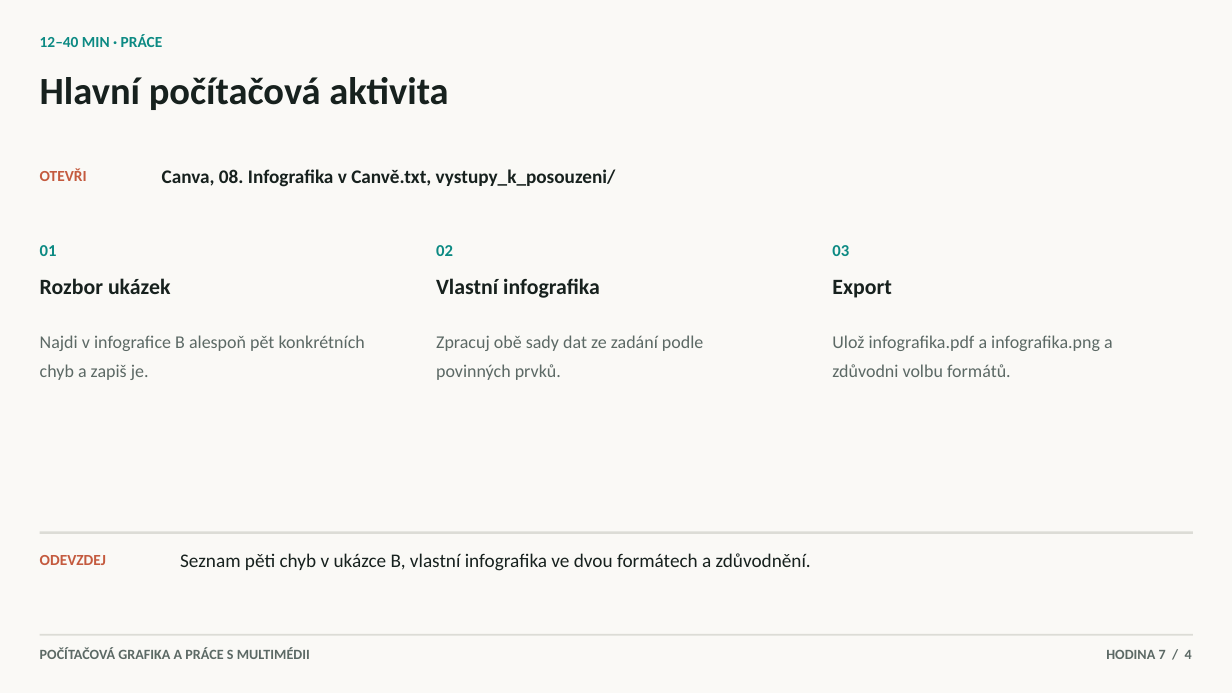
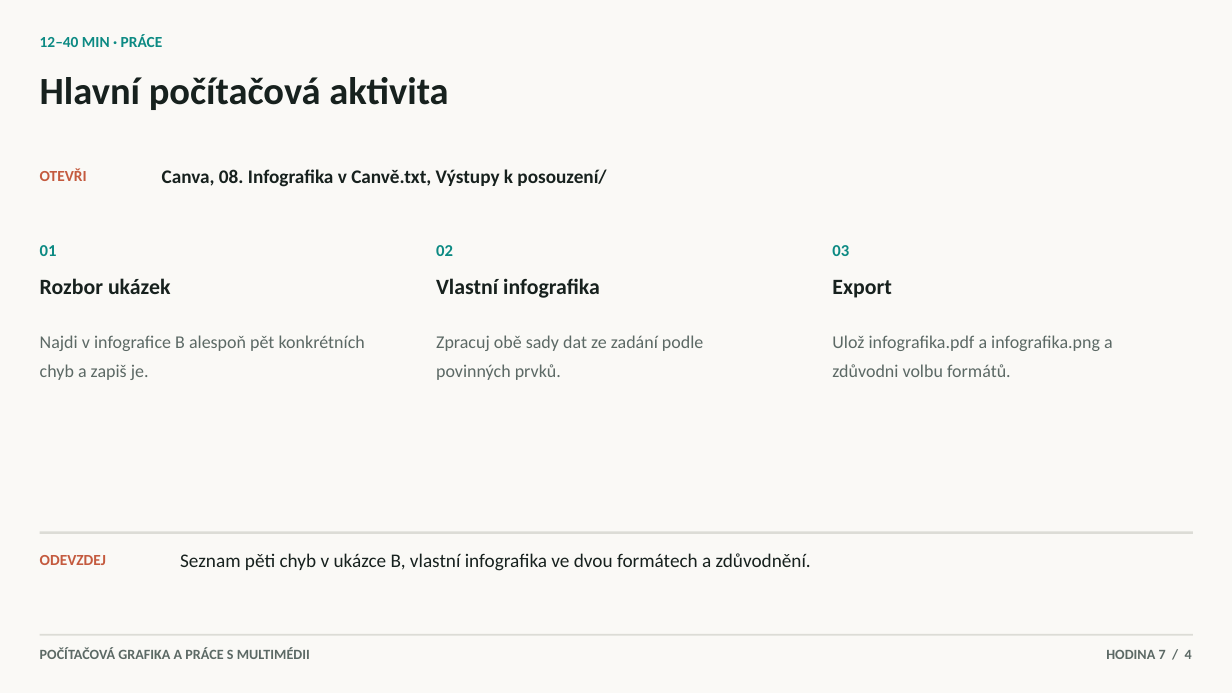
Before and after one commit to hlaska18/karel_hlas-web, a slide deck: slide 4 of public/materialy/1L/6/Prezentace k hodinám/7. Infografika a prezentace.pptx. Drawn at 1232x693 pixels with LibreOffice and Linux fonts; fonts in the diff are those of the drawing. Boxes give left, top, right and bottom in pixels: in the first picture for what was removed or moved away, otherwise in the second. Text is boxed around its words. In the diff, an @@ line names an element or a change of style, - is before the commit and + after.

```diff
--- a/public/materialy/1L/6/Prezentace k hodinám/7. Infografika a prezentace.pptx
+++ b/public/materialy/1L/6/Prezentace k hodinám/7. Infografika a prezentace.pptx
@@ text at [162,169,606,187]: text changed @@
-Canva, 08. Infografika v Canvě.txt, vystupy_k_posouzeni/
+Canva, 08. Infografika v Canvě.txt, Výstupy k posouzení/
```
Also in this commit, not shown: 1 other slide changed, 53 other files.
